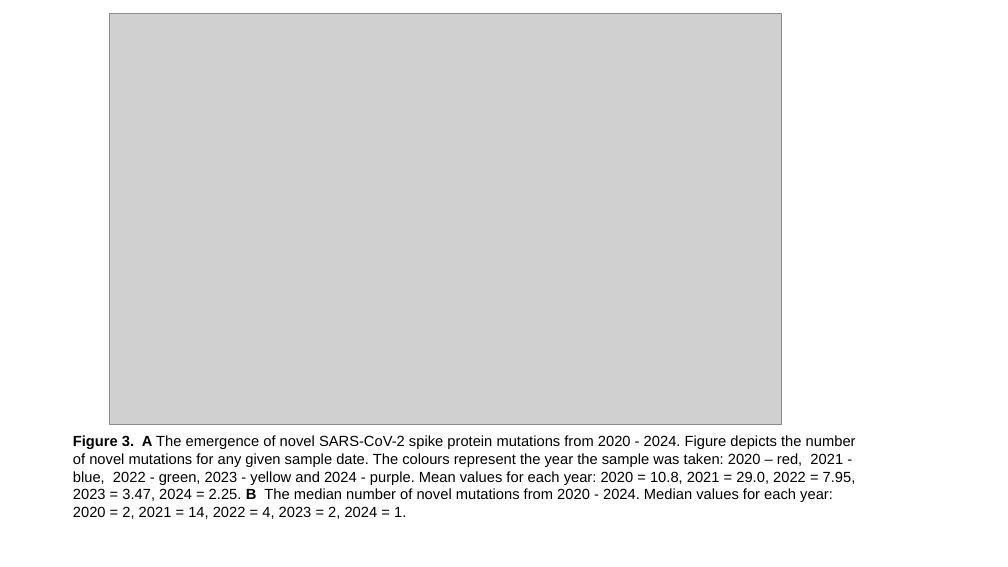
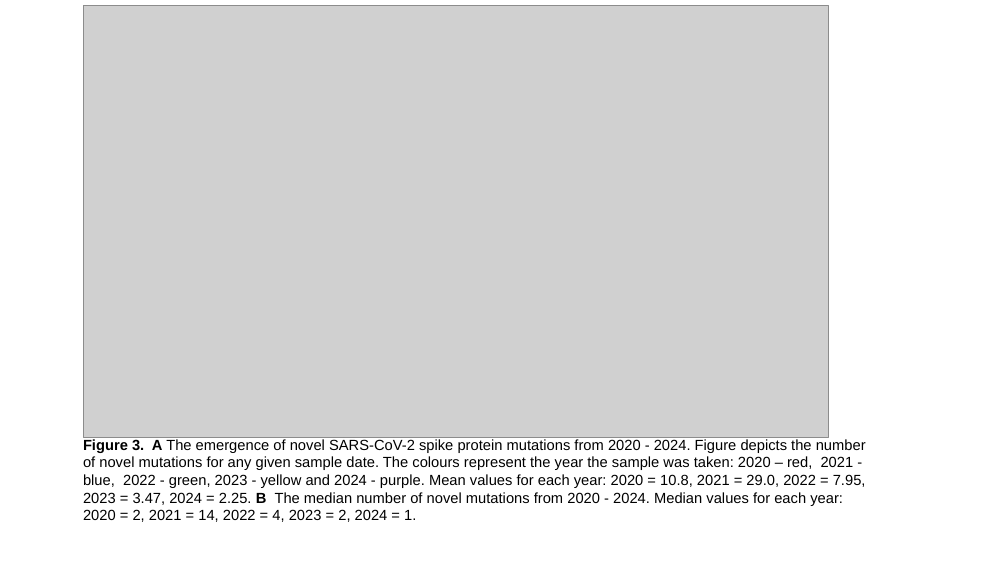
Before and after one commit to sha524/Spike_protein, a slide deck: slide 3 of Plots and Figures/Real plots and figures/Completed figures with captions.pptx. Drawn at 1008x567 pixels with LibreOffice and Linux fonts; fonts in the diff are those of the drawing; grey boxes stand for pictures. Boxes give left, top, right and bottom in pixels: in the first picture for what was removed or moved away, otherwise in the second. Text is boxed around its words. In the diff, an @@ line names an element or a change of style, - is before the commit and + after.

Commit message:
Figure 2 and Figure 3 work

```diff
--- a/Plots and Figures/Real plots and figures/Completed figures with captions.pptx
+++ b/Plots and Figures/Real plots and figures/Completed figures with captions.pptx
@@ picture: place and size @@
-picture at box(110, 14, 781, 425)
+picture at box(83, 5, 828, 438)
@@ text "Figure 3. A The emergence ...": place and size @@
-text "Figure 3. A The emergence ..." at box(73, 435, 856, 519)
+text "Figure 3. A The emergence ..." at box(83, 439, 866, 522)
```
Also in this commit, not shown: 3 other files.
